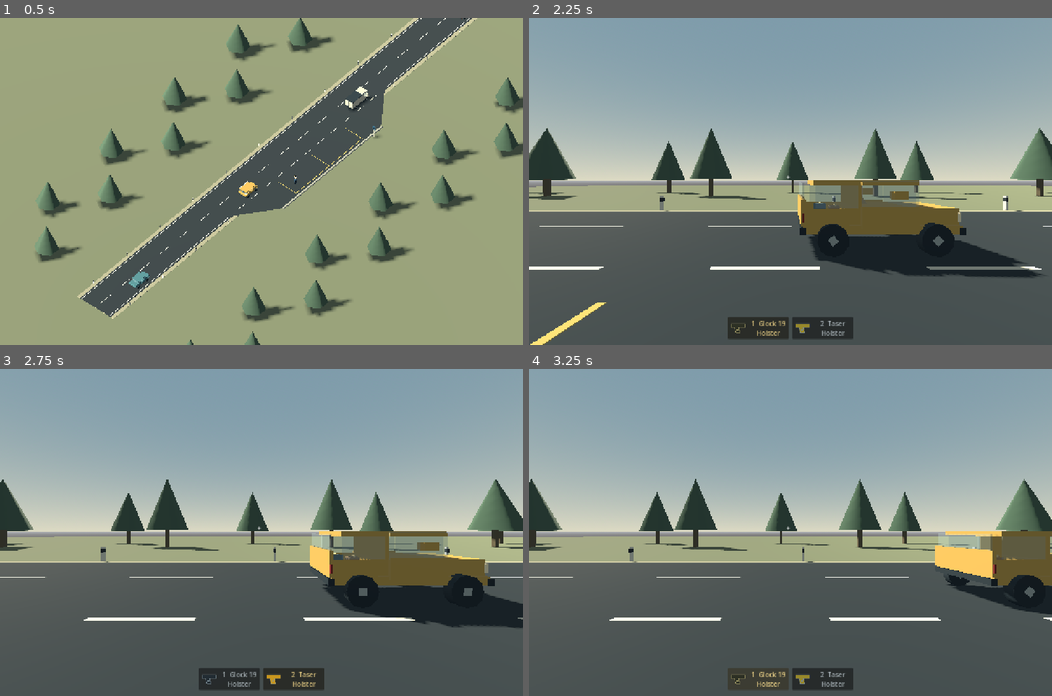
Above: before the commit, frames 1-4 (two rows, left to right).
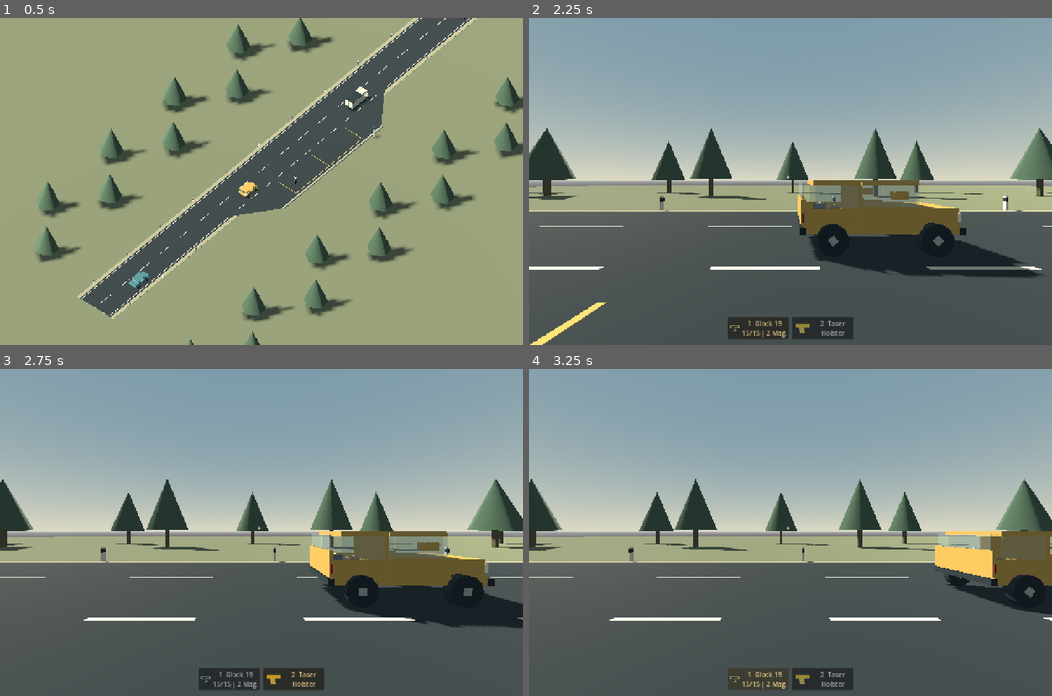
Above: after the commit, the same moments.

Repository: Hauskamel/traffic-society
Game: Godot game, scene res://main.tscn
Two runs of this game, one before a commit and one after it. Both use one fixed random seed, a clock stepped at 60 frames per second and the inputs below.
Inputs (mouse positions are in pixels of both pictures, inside the frame that each line leads up to):
- Up to frame 1 (0.5 s): no input
- Up to frame 2 (2.25 s): tap Enter at 0.5 s; move the mouse to (905, 165) at 0.52 s; hold D 0.53-1.25 s; tap R at 0.6 s; click (905, 165) at 0.67 s; tap Space at 0.77, 1.07 s; tap Shift at 0.8 s; drag from (685, 197) to (764, 246) at 1.27 s; move the mouse to (842, 109) at 2.02 s; hold D from 2.03 s (still down); tap Tab at 2.1 s; click (842, 109) at 2.17 s
- Up to frame 3 (2.75 s): keep holding D; tap 2 at 2.3 s
- Up to frame 4 (3.25 s): release D at 2.75 s; click (759, 679) at 2.75 s, where only the run before the commit has a clickable "1 Glock 19 Holster"

Frame 1 is identical in both runs. In frame 2, 0.2% of the frame differs, in the area x 38-50%, y 92-98%; in frame 3, 0.2%; in frame 4, 0.2%.

Commit message:
Add test pistol firing, persistent magazines and R reload without damage

Diff:
--- /dev/null
+++ b/assets/items/magazine.svg
@@ -0,0 +1 @@
+<svg xmlns="http://www.w3.org/2000/svg" width="96" height="96" viewBox="0 0 96 96"><path fill="#29333b" stroke="#b3bfc3" stroke-width="3" d="M26 12h30l14 65H40z"/><path fill="#bda36e" d="M27 12h27v8H27z"/><path fill="#17232b" stroke="#b3bfc3" stroke-width="3" d="M36 77h39v9H36z"/><g fill="#81939d"><circle cx="45" cy="35" r="3"/><circle cx="49" cy="50" r="3"/><circle cx="53" cy="65" r="3"/></g></svg>
--- a/main.gd
+++ b/main.gd
@@ -379,13 +379,6 @@
 		elif event.keycode == KEY_I and not aerial:
 			close_interaction()
 			inventory_view.open_view(player_inventory)
-		elif event.keycode == KEY_R:
-			close_interaction()
-			player.position = Vector3(7.5, 0.2, 8)
-			player.velocity = Vector3.ZERO
-			player.rotation.y = PI / 2
-			pitch = 0
-			eyes.rotation.x = 0
 	if event is InputEventMouseButton and event.pressed:
 		if interaction_open:
 			if event.button_index == MOUSE_BUTTON_WHEEL_UP:
--- a/scripts/item_inventory.gd
+++ b/scripts/item_inventory.gd
@@ -38,7 +38,15 @@
 	inventory.items.append({"id": "player:radio", "name": "Funkgeraet", "icon": "radio", "owner": "Spieler", "description": "Dienstliches Walkie-Talkie mit Display.\nT: Funkgeraet oeffnen und Abholung anfordern."})
 	inventory.items.append({"id": "player:pistol", "name": "Glock 19", "icon": "pistol", "owner": "Spieler", "description": "Dienstpistole im rechten Holster.\n1: auswaehlen. Shift halten: Griff. Rechtsklick halten: ziehen und zielen."})
 	inventory.items.append({"id": "player:taser", "name": "Taser", "icon": "taser", "owner": "Spieler", "description": "Dienstlicher Taser im linken Holster.\n2: auswaehlen. Shift halten: Griff. Rechtsklick halten: ziehen und zielen."})
+	for item in inventory.items:
+		if item.id == "player:pistol":
+			item.loaded_magazine = magazine(0)
+	for index in [1, 2]:
+		inventory.items.append(magazine(index))
 	return inventory
+
+static func magazine(index: int) -> Dictionary:
+	return {"id": "player:magazine:" + str(index), "name": "G19-Magazin (15/15)", "icon": "magazine", "owner": "Spieler", "rounds": 15, "description": "Ersatzmagazin fuer die Glock 19.\nEnthaelt 15 von 15 Patronen."}
 
 
 static func for_vehicle(driver_name: String, plate: String) -> RefCounted:
--- a/scripts/item_preview.gd
+++ b/scripts/item_preview.gd
@@ -133,6 +133,11 @@
 				for finger in range(4):
 					cube(Vector3(x - 0.12 + finger * 0.08, 0.34, 0), Vector3(0.065, 0.25, 0.1), "b99d6c")
 				cube(Vector3(x + 0.21, 0.06, 0), Vector3(0.16, 0.22, 0.1), "b99d6c").rotation.z = -0.5
+		"magazine":
+			cube(Vector3.ZERO, Vector3(0.28, 0.95, 0.38), "29333b").rotation.z = -0.18
+			cube(Vector3(0.08, -0.48, 0), Vector3(0.38, 0.08, 0.43), "18232b")
+			if int(item.get("rounds", 0)) > 0:
+				cube(Vector3(-0.08, 0.48, 0), Vector3(0.18, 0.08, 0.3), "bfa66c")
 		"pistol", "taser":
 			var weapon: Node3D = preload("res://scripts/weapon_visuals.gd").build(model, item.icon)
 			weapon.scale = Vector3.ONE * 7
--- /dev/null
+++ b/scripts/pistol_action.gd
@@ -0,0 +1,205 @@
+extends Node
+## Test firing only: raycasts and temporary effects, no damage or NPC reactions.
+const CAPACITY := 15
+const RELOAD_SECONDS := 1.8
+const SHOT_INTERVAL := 0.16
+var equipment: Node
+var scene: Node3D
+var cooldown := 0.0
+var reload_clock := 0.0
+var reloading := false
+var pending_id := ""
+var recoil := 0.0
+var flash_clock := 0.0
+var shots_fired := 0
+var last_hit: Dictionary = {}
+var flash: MeshInstance3D
+var light: OmniLight3D
+var reload_hand: Node3D
+var sound: AudioStreamPlayer3D
+var click: AudioStreamPlayer3D
+
+func _ready() -> void:
+	flash = MeshInstance3D.new()
+	var shape := SphereMesh.new()
+	shape.radius = 0.022
+	shape.height = 0.08
+	flash.mesh = shape
+	flash.rotation.x = PI / 2
+	flash.position = Vector3(0, 0.023, -0.16)
+	var material := StandardMaterial3D.new()
+	material.shading_mode = BaseMaterial3D.SHADING_MODE_UNSHADED
+	material.albedo_color = Color("ffe8a0")
+	flash.material_override = material
+	equipment.hand_guns[0].add_child(flash)
+	flash.hide()
+	reload_hand = Node3D.new()
+	equipment.hand.add_child(reload_hand)
+	var visuals = preload("res://scripts/police_visuals.gd")
+	visuals.box(reload_hand, Vector3(-0.07, -0.03, 0.08), Vector3(0.065, 0.07, 0.15), "365a78")
+	visuals.box(reload_hand, Vector3.ZERO, Vector3(0.06, 0.06, 0.07), "d7b49a")
+	visuals.box(reload_hand, Vector3(0.025, 0.01, 0), Vector3(0.03, 0.08, 0.035), "29333b")
+	reload_hand.hide()
+	light = OmniLight3D.new()
+	light.omni_range = 2.0
+	light.light_color = Color("ffd290")
+	light.light_energy = 1.4
+	flash.add_child(light)
+	sound = AudioStreamPlayer3D.new()
+	sound.stream = preload("res://assets/audio/pistol.wav")
+	sound.volume_db = -12
+	scene.player.add_child(sound)
+	click = AudioStreamPlayer3D.new()
+	click.stream = preload("res://assets/audio/weapon_click.wav")
+	click.volume_db = -16
+	scene.player.add_child(click)
+
+func pistol() -> Dictionary:
+	for item in scene.player_inventory.items:
+		if item.id == "player:pistol":
+			return item
+	return {}
+
+func rounds() -> int:
+	var item := pistol()
+	return int(item.get("loaded_magazine", {}).get("rounds", 0))
+
+func spare_count() -> int:
+	var count := 0
+	for item in scene.player_inventory.items:
+		if item.get("icon") == "magazine":
+			count += 1
+	return count
+
+func total_rounds() -> int:
+	var count := rounds()
+	for item in scene.player_inventory.items:
+		if item.get("icon") == "magazine":
+			count += int(item.rounds)
+	return count
+
+func can_use() -> bool:
+	return equipment.allowed() and Input.mouse_mode == Input.MOUSE_MODE_CAPTURED and equipment.selected == 0 and equipment.state == equipment.State.AIMING and equipment.draw >= 0.95 and equipment.available(0)
+
+func message(text: String) -> void:
+	scene.feedback = text
+	scene.feedback_time = 2.0
+
+func fire() -> bool:
+	if not can_use() or reloading or cooldown > 0:
+		return false
+	cooldown = SHOT_INTERVAL
+	if rounds() <= 0:
+		click.play()
+		message("Magazin leer. [R] Nachladen")
+		return false
+	var item := pistol()
+	item.loaded_magazine.rounds -= 1
+	sync_descriptions()
+	shots_fired += 1
+	recoil = 1.0
+	flash_clock = 0.055
+	flash.show()
+	sound.play()
+	cast_shot()
+	return true
+
+func cast_shot() -> void:
+	var start: Vector3 = scene.eyes.global_position
+	var end: Vector3 = start - scene.eyes.global_basis.z * 120.0
+	var query := PhysicsRayQueryParameters3D.create(start, end, 7, [scene.player.get_rid()])
+	last_hit = scene.get_world_3d().direct_space_state.intersect_ray(query)
+	if not last_hit.is_empty():
+		end = last_hit.position
+		var mark := MeshInstance3D.new()
+		var sphere := SphereMesh.new()
+		sphere.radius = 0.035
+		sphere.height = 0.07
+		mark.mesh = sphere
+		var material := StandardMaterial3D.new()
+		material.shading_mode = BaseMaterial3D.SHADING_MODE_UNSHADED
+		material.albedo_color = Color("e2d4ae")
+		mark.material_override = material
+		scene.add_child(mark)
+		mark.global_position = end + last_hit.normal * 0.025
+		var fade := mark.create_tween()
+		fade.tween_property(mark, "scale", Vector3.ZERO, 0.35)
+		fade.tween_callback(mark.queue_free)
+	var line := MeshInstance3D.new()
+	var mesh := ImmediateMesh.new()
+	var mat := StandardMaterial3D.new()
+	mat.shading_mode = BaseMaterial3D.SHADING_MODE_UNSHADED
+	mat.albedo_color = Color("e8d4a1")
+	mesh.surface_begin(Mesh.PRIMITIVE_LINES, mat)
+	mesh.surface_add_vertex(flash.global_position)
+	mesh.surface_add_vertex(end)
+	mesh.surface_end()
+	line.mesh = mesh
+	scene.add_child(line)
+	var life := line.create_tween()
+	life.tween_interval(0.055)
+	life.tween_callback(line.queue_free)
+
+func start_reload() -> bool:
+	if not can_use() or reloading or rounds() >= CAPACITY:
+		return false
+	var best: Dictionary = {}
+	for item in scene.player_inventory.items:
+		if item.get("icon") == "magazine" and int(item.rounds) > rounds() and (best.is_empty() or int(item.rounds) > int(best.rounds)):
+			best = item
+	if best.is_empty():
+		message("Kein Ersatzmagazin mit mehr Munition vorhanden.")
+		click.play()
+		return false
+	pending_id = best.id
+	reloading = true
+	reload_clock = 0
+	click.play()
+	return true
+
+func cancel_reload() -> void:
+	reloading = false
+	reload_clock = 0
+	pending_id = ""
+	if is_instance_valid(reload_hand):
+		reload_hand.hide()
+
+func finish_reload() -> void:
+	var item := pistol()
+	if item.is_empty():
+		cancel_reload()
+		return
+	for i in range(scene.player_inventory.items.size()):
+		var spare: Dictionary = scene.player_inventory.items[i]
+		if spare.id == pending_id:
+			var old: Dictionary = item.loaded_magazine
+			item.loaded_magazine = spare
+			scene.player_inventory.items[i] = old
+			sync_descriptions()
+			click.play()
+			break
+	cancel_reload()
+
+func sync_descriptions() -> void:
+	var item := pistol()
+	if not item.is_empty():
+		item.description = "Dienstpistole Glock 19.\nGeladen: %d / %d Patronen.\nLinksklick beim Zielen: Einzelschuss. R: Magazin wechseln." % [rounds(), CAPACITY]
+	for magazine in scene.player_inventory.items:
+		if magazine.get("icon") == "magazine":
+			magazine.name = "G19-Magazin (%d/15)" % int(magazine.rounds)
+			magazine.description = "Ersatzmagazin fuer die Glock 19.\nEnthaelt %d von 15 Patronen. Teilvolle und leere Magazine bleiben erhalten." % int(magazine.rounds)
+
+func tick(delta: float) -> void:
+	cooldown = maxf(0, cooldown - delta)
+	recoil = move_toward(recoil, 0, delta * 7)
+	flash_clock = maxf(0, flash_clock - delta)
+	flash.visible = flash_clock > 0 and can_use()
+	reload_hand.visible = reloading
+	if reloading:
+		reload_hand.position = Vector3(-0.08, -0.21 + sin(clampf(reload_clock / RELOAD_SECONDS, 0, 1) * PI) * 0.13, 0.02)
+		if not can_use():
+			cancel_reload()
+		else:
+			reload_clock += delta
+			if reload_clock >= RELOAD_SECONDS:
+				finish_reload()
--- a/scripts/player_equipment.gd
+++ b/scripts/player_equipment.gd
@@ -17,6 +17,8 @@
 var belt_guns: Array[Node3D] = []
 var buttons: Array[Button] = []
 var bar: HBoxContainer
+const PistolAction = preload("res://scripts/pistol_action.gd")
+var pistol_action: PistolAction
 var busy := false
 
 func _ready() -> void:
@@ -54,6 +56,11 @@
 		button.pressed.connect(select.bind(i))
 		bar.add_child(button)
 		buttons.append(button)
+	pistol_action = PistolAction.new()
+	pistol_action.scene = scene
+	pistol_action.equipment = self
+	add_child(pistol_action)
+	pistol_action.sync_descriptions()
 	tick(0)
 
 func available(index: int) -> bool:
@@ -66,6 +73,8 @@
 	return not scene.aerial and not scene.interaction_open and not scene.radio_open and not scene.inventory_view.visible a …(243 unchanged characters)…
 
 func cancel() -> void:
+	if is_instance_valid(pistol_action):
+		pistol_action.cancel_reload()
 	state = State.HOLSTERED
 	shift_held = false
 	aim_held = false
@@ -94,6 +103,9 @@
 			if event.keycode in [KEY_1, KEY_2]:
 				select(0 if event.keycode == KEY_1 else 1)
 				return true
+			if event.keycode == KEY_R:
+				pistol_action.start_reload()
+				return true
 			if event.keycode == KEY_E and state != State.HOLSTERED:
 				return true
 			if event.keycode in [KEY_TAB, KEY_T, KEY_I, KEY_SPACE, KEY_ESCAPE]:
@@ -113,7 +125,9 @@
 			select(1 - selected)
 			return true
 		if event.button_index == MOUSE_BUTTON_LEFT and state != State.HOLSTERED:
-			return true # Firing is intentionally outside this step.
+			if event.pressed:
+				pistol_action.fire()
+			return true
 	return false
 
 func tick(delta: float) -> void:
@@ -123,9 +137,17 @@
 	if state == State.REACHING and reach >= 0.9 and aim_held and shift_held:
 		state = State.AIMING
 	draw = move_toward(draw, 1.0 if state == State.AIMING else 0.0, delta * 4)
+	pistol_action.tick(delta)
 	hand.visible = allowed() and (reach > 0.01 or draw > 0.01)
 	hand.position = Vector3(0.31, -0.31, -0.46).lerp(Vector3(0, -0.05, -0.48), draw)
-	hand.rotation.x = lerpf(-0.65, 0.0, draw)
+	hand.rotation.x = lerpf(-0.65, 0.0, draw) + pistol_action.recoil * 0.1
+	hand.position.z += pistol_action.recoil * 0.035
+	if pistol_action.reloading:
+		var dip := sin(clampf(pistol_action.reload_clock / pistol_action.RELOAD_SECONDS, 0, 1) * PI)
+		hand.position.y -= dip * 0.18
+		hand.rotation.z = dip * -0.5
+	else:
+		hand.rotation.z = 0
 	for i in range(2):
 		hand_guns[i].visible = i == selected and draw > 0.01
 		belt_guns[i].visible = available(i) and not (i == selected and draw > 0.01)
@@ -133,6 +155,8 @@
 		arm.rotation.x = -1.3 * draw - 0.22 * reach if i == 1 else -0.6 * draw
 		arm.rotation.z = -0.30 * reach if i == 1 and selected == 1 else 0.0
 		buttons[i].text = str(i + 1) + "  " + NAMES[i] + ("\nZielen" if i == selected and state == State.AIMING else "\nGriff" if i == selected and state == State.REACHING else "\nHolster")
+		if i == 0:
+			buttons[i].text = "1  Glock 19\n" + ("Nachladen ..." if pistol_action.reloading else "%d/15 | %d Mag." % [pistol_action.rounds(), pistol_action.spare_count()])
 		buttons[i].modulate = Color("efd58b") if i == selected else Color("b5c0c5")
 		buttons[i].disabled = not available(i)
 	bar.visible = not scene.aerial and not scene.inventory_view.visible and not scene.radio_open and not scene.interaction_open and not scene.document_mode.active
--- a/tests/equipment_test.gd
+++ b/tests/equipment_test.gd
@@ -26,7 +26,7 @@
 	root.add_child(scene)
 	scene.set_physics_process(false)
 	var gear = scene.equipment
-	check(gear.available(0) and gear.available(1) and scene.player_inventory.items.size() == 4, "Both weapons must exist in player inventory")
+	check(gear.available(0) and gear.available(1) and scene.player_inventory.items.size() == 6, "Both weapons must exist in player inventory")
 	check(gear.belt_guns[0].visible and gear.belt_guns[1].visible, "Both weapons start in separate holsters")
 	await capture("holsters")
 	key(KEY_TAB)
--- a/tests/inventory_test.gd
+++ b/tests/inventory_test.gd
@@ -18,10 +18,10 @@
 	check(not npc.transfer_to(id, player) and npc.items.size() == 3, "Full inventory must preserve the original item")
 	player.capacity = 12
 	check(npc.transfer_to(id, player), "Taking an item must work")
-	check(npc.items.size() == 2 and player.items.size() == 5, "Transfer must move, not duplicate")
+	check(npc.items.size() == 2 and player.items.size() == 7, "Transfer must move, not duplicate")
 	check(not npc.transfer_to(id, player), "Duplicate take must fail")
 	check(player.transfer_to(id, npc), "Returning must restore original item")
-	check(npc.items.size() == 3 and player.items.size() == 4, "Return must preserve total item count")
+	check(npc.items.size() == 3 and player.items.size() == 6, "Return must preserve total item count")
 	var scene = load("res://main.tscn").instantiate()
 	root.add_child(scene)
 	scene.set_physics_process(false)
@@ -56,7 +56,7 @@
 	scene.inventory_view.select_item("player:flashlight", "player")
 	check(scene.inventory_view.return_button.disabled, "Player equipment must not be returnable to an NPC")
 	scene.inventory_view.transfer_selected("player")
-	check(scene.player_inventory.items.size() == 5, "Wrong-owner return must not remove player equipment")
+	check(scene.player_inventory.items.size() == 7, "Wrong-owner return must not remove player equipment")
 	scene.inventory_view.close_view()
 	scene.queue_free()
 	await process_frame
--- a/tests/item_inspection_test.gd
+++ b/tests/item_inspection_test.gd
@@ -46,7 +46,7 @@
 		check(preview.distance < 3.0, "Wheel must zoom the 3D preview")
 		preview.reset_view()
 		check(preview.distance == 3.0 and preview.model.rotation.is_equal_approx(before), "Reset must restore angle and zoom")
-	check(seen.size() == 12, "All twelve item categories must be covered")
+	check(seen.size() == 13, "All thirteen item categories must be covered")
 	ui.select_item("Bobby Mayer:receipt", "npc")
 	check(not ui.detail.text.contains("Besitzer"), "Inventory description must omit owner line")
 	check(ui.preview.model.get_child_count() >= 3, "Paper needs geometry and text on both sides")
@@ -57,8 +57,8 @@
 	await process_frame
 	await RenderingServer.frame_post_draw
 	root.get_texture().get_image().save_png("user://item-inspection-back.png")
-	check(scene.player_inventory.items.size() == 4 and scene.traffic.cars[0].inventory.items.size() == 3, "Inspection must not change inventories")
+	check(scene.player_inventory.items.size() == 6 and scene.traffic.cars[0].inventory.items.size() == 3, "Inspection must not change inventories")
 	check(ui.get_global_rect().end.y <= root.get_visible_rect().end.y + 1, "Inventory must fit the viewport")
 	if failures.is_empty():
-		print("PASS: twelve 3D models, two-axis dragging, zoom, reset, front/back text, hidden owner line and inventory preservation")
+		print("PASS: thirteen 3D models, two-axis dragging, zoom, reset, front/back text, hidden owner line and inventory preservation")
 	quit(0 if failures.is_empty() else 1)
--- /dev/null
+++ b/tests/shooting_test.gd
@@ -0,0 +1,110 @@
+extends SceneTree
+var failures: Array[String] = []
+var scene: Node
+func _initialize() -> void:
+	call_deferred("run")
+func check(ok: bool, message: String) -> void:
+	if not ok:
+		failures.append(message)
+		push_error(message)
+func key(code: int, pressed := true) -> void:
+	var event := InputEventKey.new()
+	event.keycode = code
+	event.pressed = pressed
+	scene._unhandled_input(event)
+func mouse(button: int, pressed := true) -> void:
+	var event := InputEventMouseButton.new()
+	event.button_index = button
+	event.pressed = pressed
+	scene._unhandled_input(event)
+func aim() -> void:
+	key(KEY_SHIFT)
+	scene.equipment.tick(0.25)
+	mouse(MOUSE_BUTTON_RIGHT)
+	scene.equipment.tick(0.3)
+func capture(name: String) -> void:
+	if DisplayServer.get_name() == "headless":
+		return
+	await process_frame
+	await RenderingServer.frame_post_draw
+	root.get_texture().get_image().save_png("user://shooting-" + name + ".png")
+func run() -> void:
+	scene = load("res://main.tscn").instantiate()
+	root.add_child(scene)
+	scene.set_physics_process(false)
+	var gear = scene.equipment
+	var gun = gear.pistol_action
+	check(gun.rounds() == 15 and gun.spare_count() == 2 and gun.total_rounds() == 45, "Start: one loaded magazine plus two full inventory magazines")
+	key(KEY_TAB)
+	gear.tick(0)
+	var at: Vector3 = scene.player.position
+	key(KEY_R)
+	check(scene.player.position == at, "R must no longer reset player position")
+	mouse(MOUSE_BUTTON_LEFT)
+	check(gun.shots_fired == 0, "Cannot fire while holstered")
+	aim()
+	scene.eyes.rotation.x = -0.7
+	await physics_frame
+	mouse(MOUSE_BUTTON_LEFT)
+	check(gun.rounds() == 14 and gun.shots_fired == 1, "Aimed click consumes exactly one round")
+	check(not gun.last_hit.is_empty(), "Shot ray finds the ground without damage")
+	check(gun.flash.visible and gun.recoil > 0, "Shot has flash and recoil")
+	await capture("shot")
+	mouse(MOUSE_BUTTON_LEFT)
+	check(gun.rounds() == 14, "Cooldown prevents duplicate immediate shots")
+	gear.tick(0.2)
+	check(gun.rounds() == 14, "Holding without another click does not fire automatically")
+	var total: int = gun.total_rounds()
+	key(KEY_R)
+	check(gun.reloading, "R starts magazine exchange")
+	check(not gun.fire(), "Cannot shoot while reloading")
+	gear.tick(0.8)
+	await capture("reload")
+	check(gun.rounds() == 14, "Reload must not grant ammunition before completion")
+	gear.tick(1.1)
+	check(gun.rounds() == 15 and gun.total_rounds() == total and gun.spare_count() == 2, "Tactical reload preserves rounds and returns partial magazine")
+	check(not gun.start_reload(), "Full magazine does not reload")
+	for i in range(15):
+		gear.tick(0.2)
+		mouse(MOUSE_BUTTON_LEFT)
+	check(gun.rounds() == 0, "15 single clicks exhaust the loaded magazine")
+	gear.tick(0.2)
+	check(not gun.fire() and gun.rounds() == 0, "Empty click cannot consume negative ammo")
+	key(KEY_R)
+	gear.tick(2)
+	check(gun.rounds() == 15 and gun.total_rounds() == 29, "Empty reload loads next magazine without duplicating ammo")
+	gear.tick(0.2)
+	mouse(MOUSE_BUTTON_LEFT)
+	gear.tick(0.2)
+	mouse(MOUSE_BUTTON_LEFT)
+	key(KEY_R)
+	check(gun.reloading, "Reload with suitable partial spare must start before cancellation")
+	gear.tick(0.6)
+	var before: int = gun.total_rounds()
+	key(KEY_2)
+	gear.tick(2)
+	check(not gun.reloading and gun.total_rounds() == before and gun.rounds() == 13, "Switching cancels reload without swapping or losing ammo")
+	aim()
+	mouse(MOUSE_BUTTON_LEFT)
+	check(gun.rounds() == 13, "Taser does not consume Glock ammunition")
+	key(KEY_1)
+	aim()
+	for item in scene.player_inventory.items:
+		if item.get("icon") == "magazine":
+			item.rounds = 0
+	gun.sync_descriptions()
+	check(not gun.start_reload(), "No suitable spare cannot create ammunition")
+	mouse(MOUSE_BUTTON_RIGHT, false)
+	key(KEY_SHIFT, false)
+	gear.tick(0.3)
+	key(KEY_R)
+	check(scene.player.position == at, "R remains harmless when holstered")
+	if failures.is_empty():
+		print("PASS: loaded/spare ammo, no R reset, aimed single shots, hit/flash/recoil, cooldown, empty click, timed reload, retained partials, cancellation and no ammo creation")
+	gun.sound.stop()
+	gun.click.stop()
+	await create_timer(0.25).timeout
+	scene.queue_free()
+	await process_frame
+	await process_frame
+	quit(0 if failures.is_empty() else 1)
Not shown, added: assets/audio/pistol.wav.import
Not shown, added: assets/audio/weapon_click.wav.import
Not shown, added: assets/items/magazine.svg.import
Not shown, added: scripts/pistol_action.gd.uid
Not shown, added: tests/equipment_test.gd.uid
Not shown, added: assets/audio/pistol.wav
Not shown, added: assets/audio/weapon_click.wav
Not shown, changed: docs/ENTWICKLUNG.md
